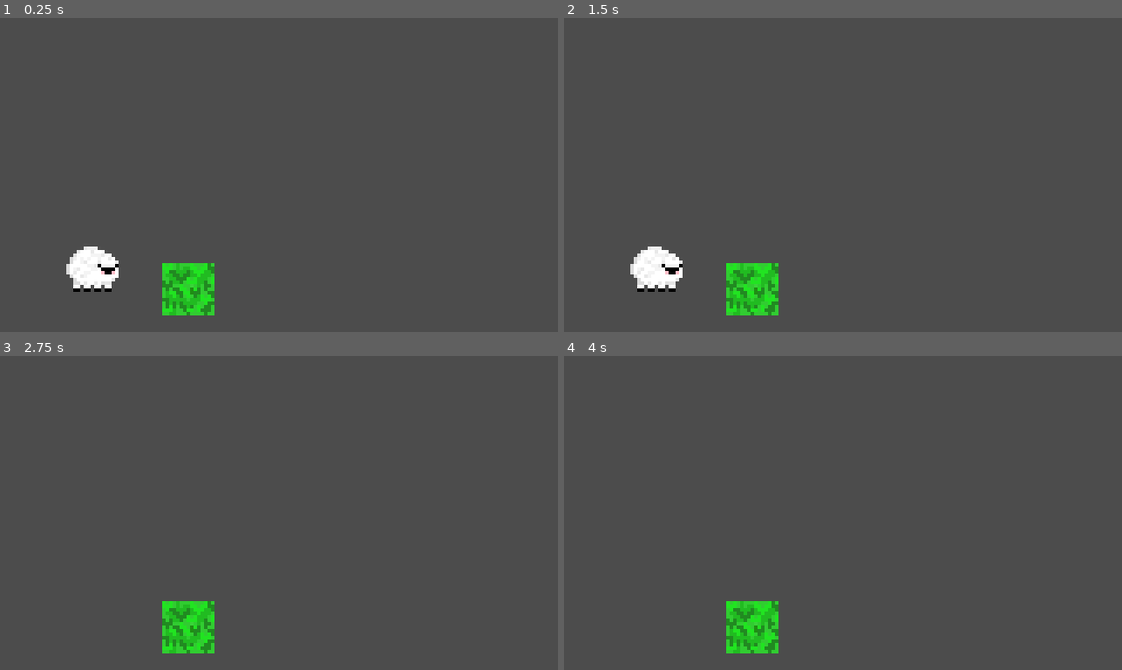
Above: before the commit, frames 1-4 (two rows, left to right).
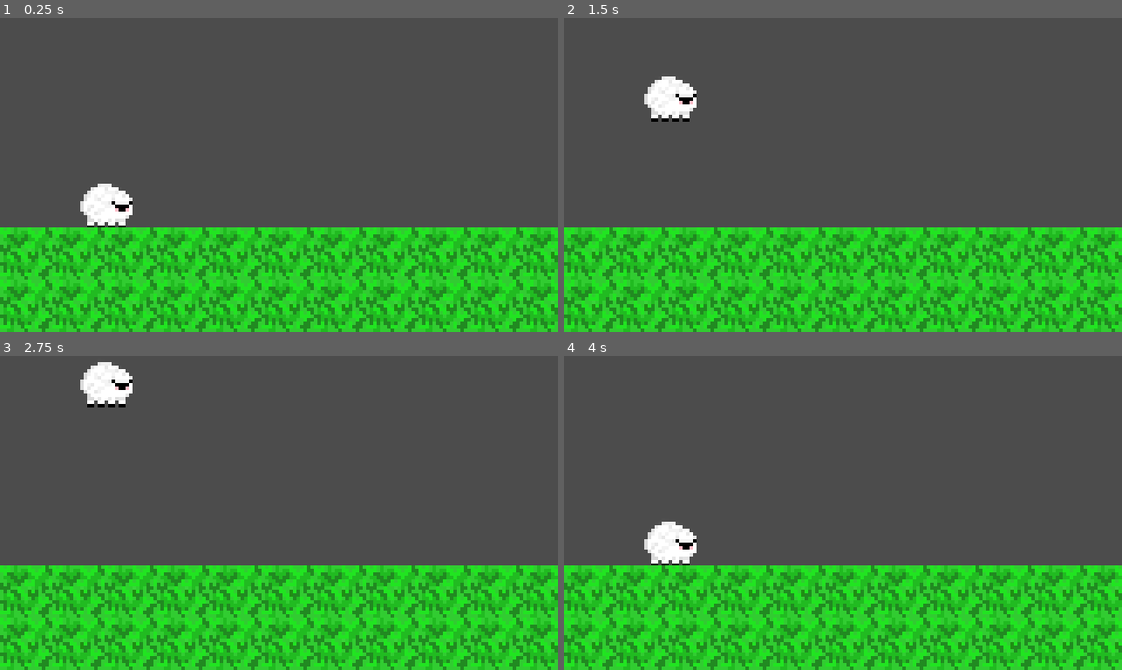
Above: after the commit, the same moments.

Repository: AmyCui2333/SheepGame
Game: Godot game, scene res://World.tscn
Same seed, same stepped clock (60 frames per second), same inputs: the game is played once before the commit and once after it.
Inputs:
- Up to frame 1 (0.25 s): no input
- Up to frame 2 (1.5 s): hold Up (ui_up) from 0.53 s (still down)
- Up to frame 3 (2.75 s): release Up (ui_up) at 2.03 s; tap Up (ui_up) at 2.1 s
- Up to frame 4 (4 s): hold Up (ui_up) from 2.78 s (still down)

The runs differ from the first frame. In frame 1, 33% of the frame differs, in the area x 0-100%, y 52-100%; in frame 2, 33%, in the area x 0-100%, y 18-100%; in frame 3, 33%; in frame 4, 33%.

Commit message:
jump floor

Diff:
--- a/Player.gd
+++ b/Player.gd
@@ -13,7 +13,7 @@
 func _process(delta):
 	velocity.y += GRAVITY
 
-	if Input.is_action_just_pressed("ui_up"):
+	if Input.is_action_just_pressed("ui_up") and is_on_floor():
 		velocity.y = JUMP_SPEED
 
-	move_and_slide(velocity)
+	move_and_slide(velocity, Vector2.UP)
--- a/World.tscn
+++ b/World.tscn
@@ -8,10 +8,36 @@
 radius = 5.98097
 height = 1.80286
 
+[sub_resource type="ConvexPolygonShape2D" id=2]
+points = PoolVector2Array( 0, 0, 15, 0, 15, 15, 0, 15 )
+
+[sub_resource type="TileSet" id=3]
+0/name = "grass.png 0"
+0/texture = ExtResource( 3 )
+0/tex_offset = Vector2( 0, 0 )
+0/modulate = Color( 1, 1, 1, 1 )
+0/region = Rect2( 0, 0, 15, 15 )
+0/tile_mode = 0
+0/occluder_offset = Vector2( 0, 0 )
+0/navigation_offset = Vector2( 0, 0 )
+0/shape_offset = Vector2( 0, 0 )
+0/shape_transform = Transform2D( 1, 0, 0, 1, 0, 0 )
+0/shape = SubResource( 2 )
+0/shape_one_way = false
+0/shape_one_way_margin = 1.0
+0/shapes = [ {
+"autotile_coord": Vector2( 0, 0 ),
+"one_way": false,
+"one_way_margin": 1.0,
+"shape": SubResource( 2 ),
+"shape_transform": Transform2D( 1, 0, 0, 1, 0, 0 )
+} ]
+0/z_index = 0
+
 [node name="Node2D" type="Node2D"]
 
 [node name="Player" type="KinematicBody2D" parent="."]
-position = Vector2( 26.491, 63.5462 )
+position = Vector2( 30.5826, 51.2433 )
 script = ExtResource( 2 )
 __meta__ = {
 "_edit_group_": true
@@ -24,6 +50,8 @@
 rotation = 1.5708
 shape = SubResource( 1 )
 
-[node name="grass" type="Sprite" parent="."]
-position = Vector2( 53.9175, 77.6566 )
-texture = ExtResource( 3 )
+[node name="TileMap" type="TileMap" parent="."]
+tile_set = SubResource( 3 )
+cell_size = Vector2( 15, 15 )
+format = 1
+tile_data = PoolIntArray( 262144, 0, 0, 262145, 0, 0, 262146, 0, 0, 262147, 0, 0, 262148, 0, 0, 262149, 0, 0, 262150, 0, 0, 262151, 0, 0, 262152, 0, 0, 262153, 0, 0, 262154, 0, 0, 262155, 0, 0, 327680, 0, 0, 327681, 0, 0, 327682, 0, 0, 327683, 0, 0, 327684, 0, 0, 327685, 0, 0, 327686, 0, 0, 327687, 0, 0, 327688, 0, 0, 327689, 0, 0, 327690, 0, 0, 327691, 0, 0 )
Not shown: 1 places in World.tscn that only renumber resources
